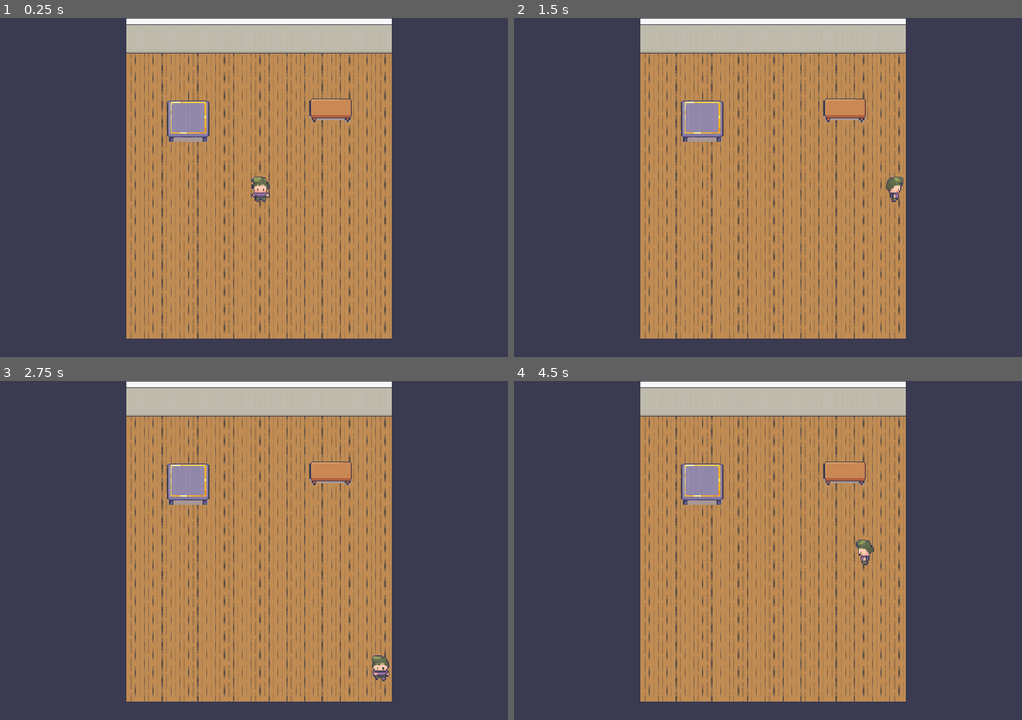
Above: before the commit, frames 1-4 (two rows, left to right).
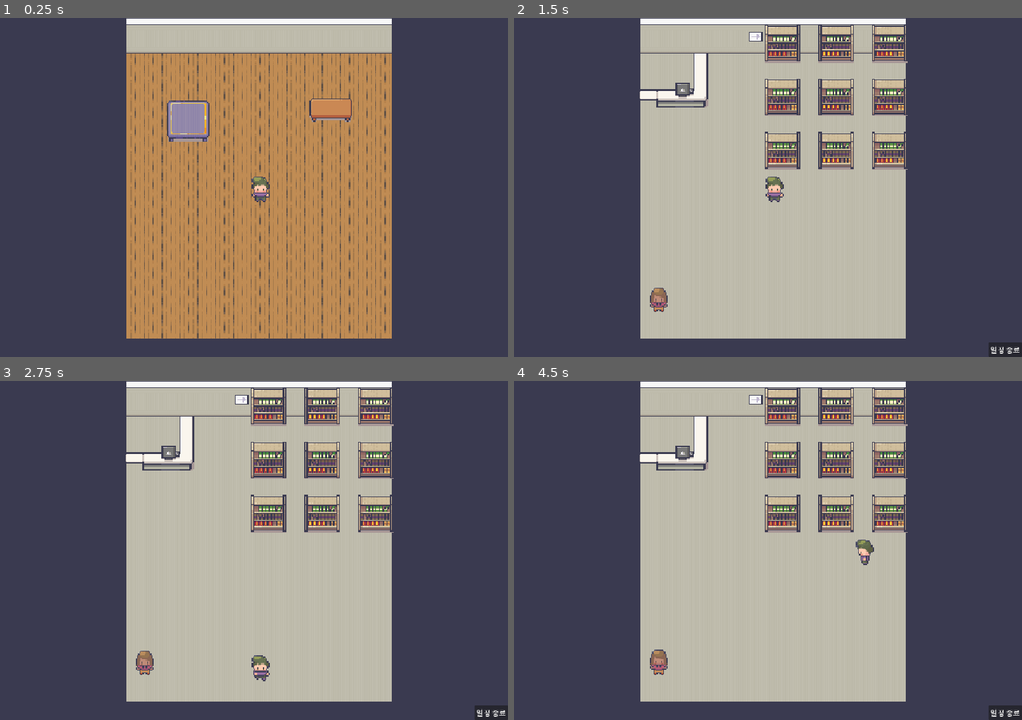
Above: after the commit, the same moments.

Repository: gisook/team-project
Game: Godot game, scene res://scenes/field/myroom.tscn
Same seed, same stepped clock (60 frames per second), same inputs: the game is played once before the commit and once after it. This scene is started directly instead of the project's main scene.
Inputs (mouse positions are in pixels of both pictures, inside the frame that each line leads up to):
- Up to frame 1 (0.25 s): no input
- Up to frame 2 (1.5 s): tap Enter at 0.5 s; move the mouse to (879, 170) at 0.52 s; hold D (move_right) 0.53-1.25 s; hold E (interaction) 0.53-1.25 s; click (879, 170) at 0.67 s; tap Q (open_phone) at 0.8 s; click (768, 109) at 1.25 s, where only the run after the commit has a clickable "오전 10시: 편의점 알바"
- Up to frame 3 (2.75 s): tap Space at 2 s; move the mouse to (152, 567) at 2.02 s; hold S (move_down) from 2.03 s (still down); tap Q (open_phone) at 2.1 s; tap E (interaction) at 2.3 s
- Up to frame 4 (4.5 s): move the mouse to (818, 475) at 2.77 s; release S (move_down) at 2.78 s; hold D (move_right) 2.78-3.53 s; hold E (interaction) 2.78-3.53 s; tap Q (open_phone) at 3.05, 3.6 s; move the mouse to (742, 618) at 3.52 s; hold W (move_up) 3.53-4.28 s; click (742, 618) at 3.67 s; tap E (interaction) at 3.8 s; move the mouse to (920, 601) at 4.27 s; hold A (move_left) from 4.28 s (still down); hold E (interaction) from 4.28 s (still down)

The runs differ from the first frame. In frame 1, 0.1% of the frame differs, in the area x 32-42%, y 24-37%; in frame 2, 45%; in frame 3, 45%, in the area x 24-100%, y 2-100%; in frame 4, 45%.

Commit message:
Revert "상호작요 가구(완성), 비상호작용 가구(임시) 추가"

Diff:
--- a/scenes/character/maincharacter/maincharacter.gd
+++ b/scenes/character/maincharacter/maincharacter.gd
@@ -61,43 +61,8 @@
 		if current_target_npc != null:
 			current_target_npc.highlight()
 
-func _unhandled_input(event: InputEvent) -> void:
-	if not event.is_action_pressed("interaction"):
-		return
-
-	if event.is_echo():
-		return
-
-	var furniture := find_closest_furniture()
-
-	if furniture != null:
-		get_viewport().set_input_as_handled()
-		furniture.act()
-		return
-
-	if is_instance_valid(current_target_npc):
-		get_viewport().set_input_as_handled()
-		current_target_npc.interact()
-
-func find_closest_furniture() -> ActFurniture:
-	var closest: ActFurniture = null
-	var closest_distance := INF
-
-	for node in get_tree().get_nodes_in_group("act_furniture"):
-		var furniture := node as ActFurniture
-
-		if furniture == null:
-			continue
-
-		if not furniture.can_interact(self):
-			continue
-
-		var distance := global_position.distance_squared_to(
-			furniture.global_position
-		)
-
-		if distance < closest_distance:
-			closest_distance = distance
-			closest = furniture
-
-	return closest
+func _unhandled_input(event):
+	if event.is_action_pressed("interaction"):
+		# [수정됨] 이제 매번 새로 찾을 필요 없이, 이미 불이 켜져 있는(타겟팅 된) NPC와 바로 상호작용합니다.
+		if current_target_npc != null:
+			current_target_npc.interact()
--- a/scenes/character/maincharacter/maincharacter.tscn
+++ b/scenes/character/maincharacter/maincharacter.tscn
@@ -383,7 +383,7 @@
 }]
 
 [sub_resource type="RectangleShape2D" id="RectangleShape2D_xrivr"]
-size = Vector2(16, 4)
+size = Vector2(16, 1)
 
 [sub_resource type="CircleShape2D" id="CircleShape2D_xrivr"]
 radius = 41.01219
@@ -396,8 +396,7 @@
 animation = &"walk_down"
 
 [node name="CollisionShape2D" type="CollisionShape2D" parent="." unique_id=54681618]
-z_index = 1
-position = Vector2(0, 13)
+position = Vector2(0, 14.5)
 shape = SubResource("RectangleShape2D_xrivr")
 
 [node name="InteractArea" type="Area2D" parent="." unique_id=680651799]
--- a/scenes/field/myroom.tscn
+++ b/scenes/field/myroom.tscn
@@ -4,8 +4,6 @@
 [ext_resource type="Texture2D" uid="uid://dikful3bhpyji" path="res://image/Interiors_free/16x16/Room_Builder_free_16x16.png" id="2_s2ng0"]
 [ext_resource type="PackedScene" uid="uid://te0sei2euqjf" path="res://scenes/character/maincharacter/maincharacter.tscn" id="4_dq1o8"]
 [ext_resource type="PackedScene" uid="uid://c4br3r26opem2" path="res://scenes/field/phone.tscn" id="5_dq1o8"]
-[ext_resource type="PackedScene" uid="uid://4v3rme5g5t6h" path="res://scenes/furniture/phone_desk/phone_desk.tscn" id="5_uqug0"]
-[ext_resource type="PackedScene" uid="uid://dpmeqt0dag8ws" path="res://scenes/furniture/bed/bed.tscn" id="6_uqug0"]
 
 [sub_resource type="PhysicsMaterial" id="PhysicsMaterial_dq1o8"]
 
@@ -2734,7 +2732,6 @@
 tile_set = SubResource("TileSet_13qdw")
 
 [node name="Maincharacter" parent="." unique_id=345337222 instance=ExtResource("4_dq1o8")]
-z_index = 1
 position = Vector2(137, 149)
 
 [node name="Camera2D" type="Camera2D" parent="." unique_id=606099370]
@@ -2742,10 +2739,3 @@
 zoom = Vector2(2.4, 2.4)
 
 [node name="Phone" parent="." unique_id=2085269762 instance=ExtResource("5_dq1o8")]
-
-[node name="phone_desk" parent="." unique_id=1225648025 node_paths=PackedStringArray("phone_screen") instance=ExtResource("5_uqug0")]
-position = Vector2(200, 82.5)
-phone_screen = NodePath("../Phone")
-
-[node name="bed" parent="." unique_id=587857277 instance=ExtResource("6_uqug0")]
-position = Vector2(72, 92)
--- a/scenes/field/phone.gd
+++ b/scenes/field/phone.gd
@@ -38,14 +38,7 @@
 	get_tree().change_scene_to_file(target_scene)
 	# (나중에 여기에 화면이 넘어가거나 팝업이 뜨는 코드를 추가하시면 됩니다.)
 
-func _input(event: InputEvent) -> void:
-	if event.is_echo():
-		return
-
-	if event.is_action_pressed("open_phone") and phone_panel.visible:
-		phone_panel.hide()
-		get_viewport().set_input_as_handled()
-
-func open_phone() -> void:
-	show()
-	phone_panel.show()
+func _input(event):
+	# Q 키(open_phone)를 누르면 스마트폰 화면을 켜고 끕니다.
+	if event.is_action_pressed("open_phone"):
+		phone_panel.visible = not phone_panel.visible
--- a/scenes/field/test1.tscn
+++ b/scenes/field/test1.tscn
@@ -2734,7 +2734,6 @@
 tile_set = SubResource("TileSet_13qdw")
 
 [node name="Maincharacter" parent="." unique_id=345337222 instance=ExtResource("3_bm81j")]
-z_index = 1
 position = Vector2(137, 149)
 
 [node name="Camera2D" type="Camera2D" parent="." unique_id=606099370]
--- a/scenes/furniture/act_furniture.gd
+++ /dev/null
@@ -1,51 +0,0 @@
-@tool
-class_name ActFurniture
-extends StaticBody2D
-
-@export var block: Vector2i = Vector2i(1, 1):
-	set(value):
-		block = Vector2i(
-			maxi(value.x, 1),
-			maxi(value.y, 1)
-		)
-
-		if is_node_ready():
-			update_shapes()
-
-@onready var action_area: Area2D = $Area2D
-
-
-func _ready() -> void:
-	update_shapes()
-
-	if Engine.is_editor_hint():
-		return
-
-	add_to_group("act_furniture")
-
-
-func update_shapes() -> void:
-	var body_size := Vector2(block) * 16.0
-
-	var body_shape := RectangleShape2D.new()
-	body_shape.size = body_size
-	$CollisionShape2D.shape = body_shape
-
-	var area_shape := RectangleShape2D.new()
-	area_shape.size = body_size + Vector2(32.0, 32.0)
-	$Area2D/CollisionShape2D.shape = area_shape
-
-
-# 해당 캐릭터가 이 가구의 상호작용 범위 안에 있는지 확인
-func can_interact(character: CharacterBody2D) -> bool:
-	return action_area.overlaps_body(character)
-
-
-# 자식 가구에서 재정의할 함수
-func act() -> void:
-	push_warning("자식 가구에서 act()를 구현해야 합니다.")
-
-
-# 기존 씬에 연결된 신호를 유지하기 위한 함수
-func _on_area_2d_area_entered(_area: Area2D) -> void:
-	pass
--- a/scenes/furniture/act_furniture.tscn
+++ /dev/null
@@ -1,28 +0,0 @@
-[gd_scene format=3 uid="uid://5fdgq5xl6u4i"]
-
-[ext_resource type="Script" uid="uid://27u3chjfay5g" path="res://scenes/furniture/act_furniture.gd" id="1_3slmf"]
-
-[sub_resource type="RectangleShape2D" id="RectangleShape2D_3slmf"]
-size = Vector2(32, 32)
-
-[sub_resource type="RectangleShape2D" id="RectangleShape2D_is50g"]
-size = Vector2(64, 64)
-
-[node name="act_furniture" type="StaticBody2D" unique_id=1225648025]
-script = ExtResource("1_3slmf")
-block = Vector2i(2, 2)
-metadata/_edit_group_ = true
-
-[node name="CollisionShape2D" type="CollisionShape2D" parent="." unique_id=654339475]
-shape = SubResource("RectangleShape2D_3slmf")
-
-[node name="Sprite2D" type="Sprite2D" parent="." unique_id=846010846]
-region_enabled = true
-region_rect = Rect2(117, 730, 38, 37)
-
-[node name="Area2D" type="Area2D" parent="." unique_id=1880150110]
-
-[node name="CollisionShape2D" type="CollisionShape2D" parent="Area2D" unique_id=360636679]
-shape = SubResource("RectangleShape2D_is50g")
-
-[connection signal="area_entered" from="Area2D" to="." method="_on_area_2d_area_entered"]
--- a/scenes/furniture/bed/bed.gd
+++ /dev/null
@@ -1,32 +0,0 @@
-@tool
-extends ActFurniture
-
-@export var day_state_script: Script
-
-signal sleep_requested
-
-
-func act() -> void:
-	if day_state_script == null:
-		push_warning("Day State Script에 day_state.gd를 지정하세요.")
-		return
-
-	var state: Dictionary = day_state_script.load_state()
-
-	if str(state["status"]) != "room":
-		print("진행 중인 일정을 먼저 끝내야 합니다.")
-		return
-
-	if str(state["period"]) != "night":
-		print("밤에만 잘 수 있습니다.")
-		return
-
-	if not day_state_script.sleep_and_save():
-		push_error("수면 상태를 저장하지 못했습니다.")
-		return
-
-	# 다음 날 아침으로 변경된 후 알림
-	sleep_requested.emit()
-
-	var next_state: Dictionary = day_state_script.load_state()
-	print("잠을 잤습니다. %d일차 아침입니다." % int(next_state["day"]))
--- a/scenes/furniture/bed/bed.tscn
+++ /dev/null
@@ -1,32 +0,0 @@
-[gd_scene format=3 uid="uid://dpmeqt0dag8ws"]
-
-[ext_resource type="Script" uid="uid://e38mjkj7upvb" path="res://scenes/furniture/bed/bed.gd" id="1_5d0dt"]
-[ext_resource type="Texture2D" uid="uid://bm4jqlwlt4w75" path="res://assets/modern/interiors.png" id="2_7c38s"]
-[ext_resource type="Script" uid="uid://ddi70pm86tl3l" path="res://scripts/day_state.gd" id="2_sn8ty"]
-
-[sub_resource type="RectangleShape2D" id="RectangleShape2D_sn8ty"]
-size = Vector2(32, 32)
-
-[sub_resource type="RectangleShape2D" id="RectangleShape2D_06xnu"]
-size = Vector2(64, 64)
-
-[node name="bed" type="StaticBody2D" unique_id=1225648025]
-script = ExtResource("1_5d0dt")
-day_state_script = ExtResource("2_sn8ty")
-block = Vector2i(2, 2)
-metadata/_edit_group_ = true
-
-[node name="CollisionShape2D" type="CollisionShape2D" parent="." unique_id=654339475]
-shape = SubResource("RectangleShape2D_sn8ty")
-
-[node name="Sprite2D" type="Sprite2D" parent="." unique_id=846010846]
-texture = ExtResource("2_7c38s")
-region_enabled = true
-region_rect = Rect2(117, 730, 38, 37)
-
-[node name="Area2D" type="Area2D" parent="." unique_id=1880150110]
-
-[node name="CollisionShape2D" type="CollisionShape2D" parent="Area2D" unique_id=360636679]
-shape = SubResource("RectangleShape2D_06xnu")
-
-[connection signal="area_entered" from="Area2D" to="." method="_on_area_2d_area_entered"]
--- a/scenes/furniture/furniture.gd
+++ /dev/null
@@ -1,24 +0,0 @@
-@tool
-extends StaticBody2D
-
-@export var block: Vector2i = Vector2i(1, 1):
-	set(value):
-		block = Vector2i(
-			maxi(value.x, 1),
-			maxi(value.y, 1)
-		)
-
-		if is_node_ready():
-			update_shapes()
-
-
-func _ready() -> void:
-	update_shapes()
-
-
-func update_shapes() -> void:
-	var body_size := Vector2(block) * 16.0
-
-	var body_shape := RectangleShape2D.new()
-	body_shape.size = body_size
-	$CollisionShape2D.shape = body_shape
--- a/scenes/furniture/furniture.tscn
+++ /dev/null
@@ -1,21 +0,0 @@
-[gd_scene format=3 uid="uid://bv3jnujdb18ht"]
-
-[ext_resource type="Script" uid="uid://ct73om40bvg1f" path="res://scenes/furniture/furniture.gd" id="1_vmnhu"]
-[ext_resource type="Texture2D" uid="uid://bm4jqlwlt4w75" path="res://assets/modern/interiors.png" id="2_43bp7"]
-
-[sub_resource type="RectangleShape2D" id="RectangleShape2D_mwo4r"]
-size = Vector2(16, 16)
-
-[node name="furniture" type="StaticBody2D" unique_id=1792791870]
-script = ExtResource("1_vmnhu")
-block = Vector2i(2, 1)
-metadata/_edit_group_ = true
-
-[node name="Sprite2D" type="Sprite2D" parent="." unique_id=422107050]
-position = Vector2(0, -8)
-texture = ExtResource("2_43bp7")
-region_enabled = true
-region_rect = Rect2(160, 1142, 32, 32)
-
-[node name="CollisionShape2D" type="CollisionShape2D" parent="." unique_id=1375307306]
-shape = SubResource("RectangleShape2D_mwo4r")
--- a/scenes/furniture/phone_desk/phone_desk.gd
+++ /dev/null
@@ -1,12 +0,0 @@
-@tool
-extends ActFurniture
-
-@export var phone_screen: CanvasLayer
-
-
-func act() -> void:
-	if not is_instance_valid(phone_screen):
-		push_warning("Phone Screen에 방의 Phone 노드를 지정하세요.")
-		return
-
-	phone_screen.call("open_phone")
--- a/scenes/furniture/phone_desk/phone_desk.tscn
+++ /dev/null
@@ -1,30 +0,0 @@
-[gd_scene format=3 uid="uid://4v3rme5g5t6h"]
-
-[ext_resource type="Script" uid="uid://ccggvh3b5oifi" path="res://scenes/furniture/phone_desk/phone_desk.gd" id="1_ysfim"]
-[ext_resource type="Texture2D" uid="uid://bm4jqlwlt4w75" path="res://assets/modern/interiors.png" id="2_gm7iu"]
-
-[sub_resource type="RectangleShape2D" id="RectangleShape2D_opftm"]
-size = Vector2(32, 32)
-
-[sub_resource type="RectangleShape2D" id="RectangleShape2D_hwymj"]
-size = Vector2(64, 64)
-
-[node name="phone" type="StaticBody2D" unique_id=1225648025]
-script = ExtResource("1_ysfim")
-block = Vector2i(2, 1)
-metadata/_edit_group_ = true
-
-[node name="CollisionShape2D" type="CollisionShape2D" parent="." unique_id=654339475]
-shape = SubResource("RectangleShape2D_opftm")
-
-[node name="Sprite2D" type="Sprite2D" parent="." unique_id=846010846]
-texture = ExtResource("2_gm7iu")
-region_enabled = true
-region_rect = Rect2(117, 216, 38, 21)
-
-[node name="Area2D" type="Area2D" parent="." unique_id=1880150110]
-
-[node name="CollisionShape2D" type="CollisionShape2D" parent="Area2D" unique_id=360636679]
-shape = SubResource("RectangleShape2D_hwymj")
-
-[connection signal="area_entered" from="Area2D" to="." method="_on_area_2d_area_entered"]
Not shown, removed: recorded/speech_1.wav.import
Not shown: 1 places in scenes/field/test1.tscn that only renumber resources
Not shown, removed: scenes/furniture/act_furniture.gd.uid
Not shown, removed: scenes/furniture/bed/bed.gd.uid
Not shown, removed: scenes/furniture/furniture.gd.uid
Not shown, removed: scenes/furniture/phone_desk/phone_desk.gd.uid
Not shown, removed: recorded/speech_1.wav
